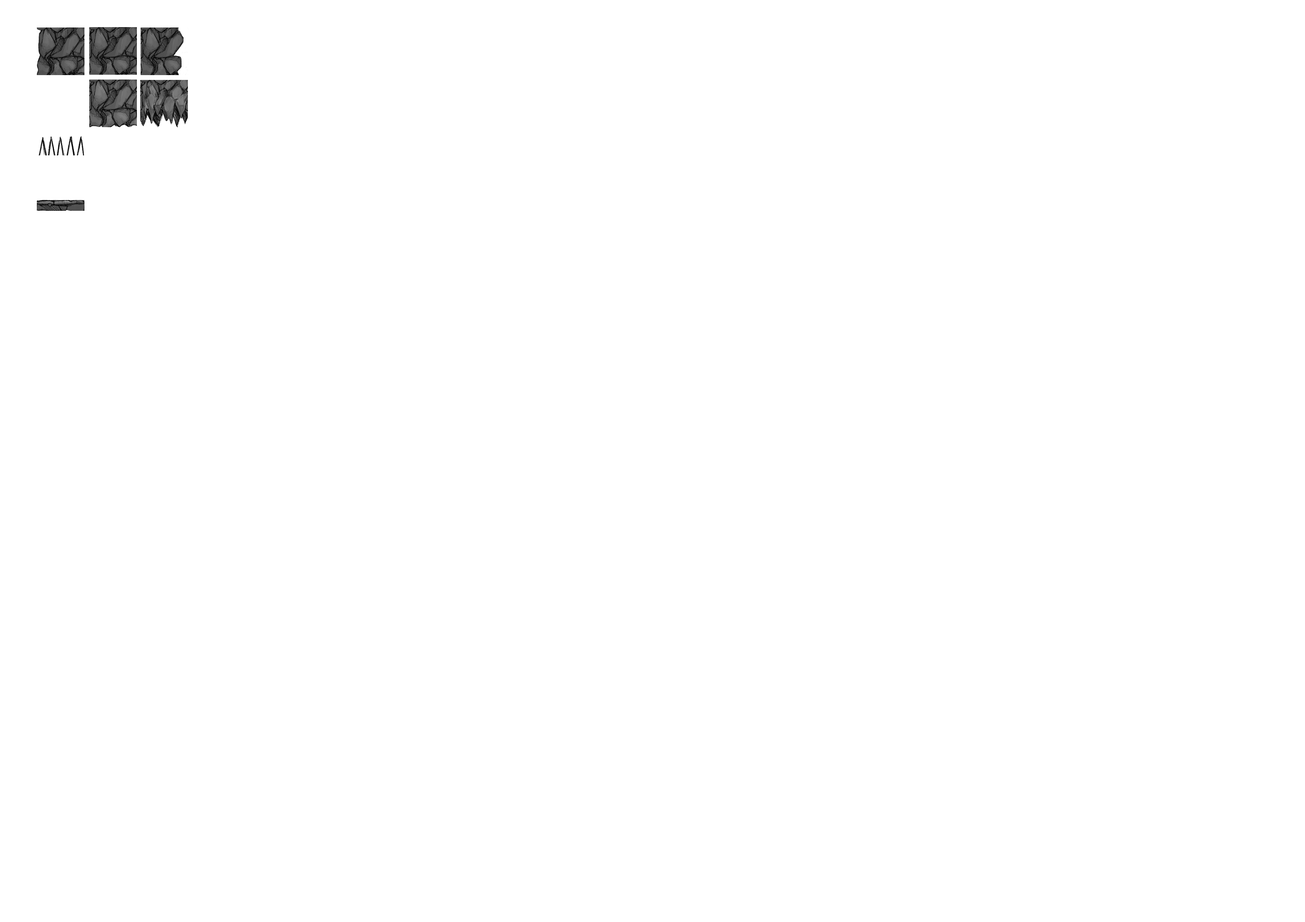
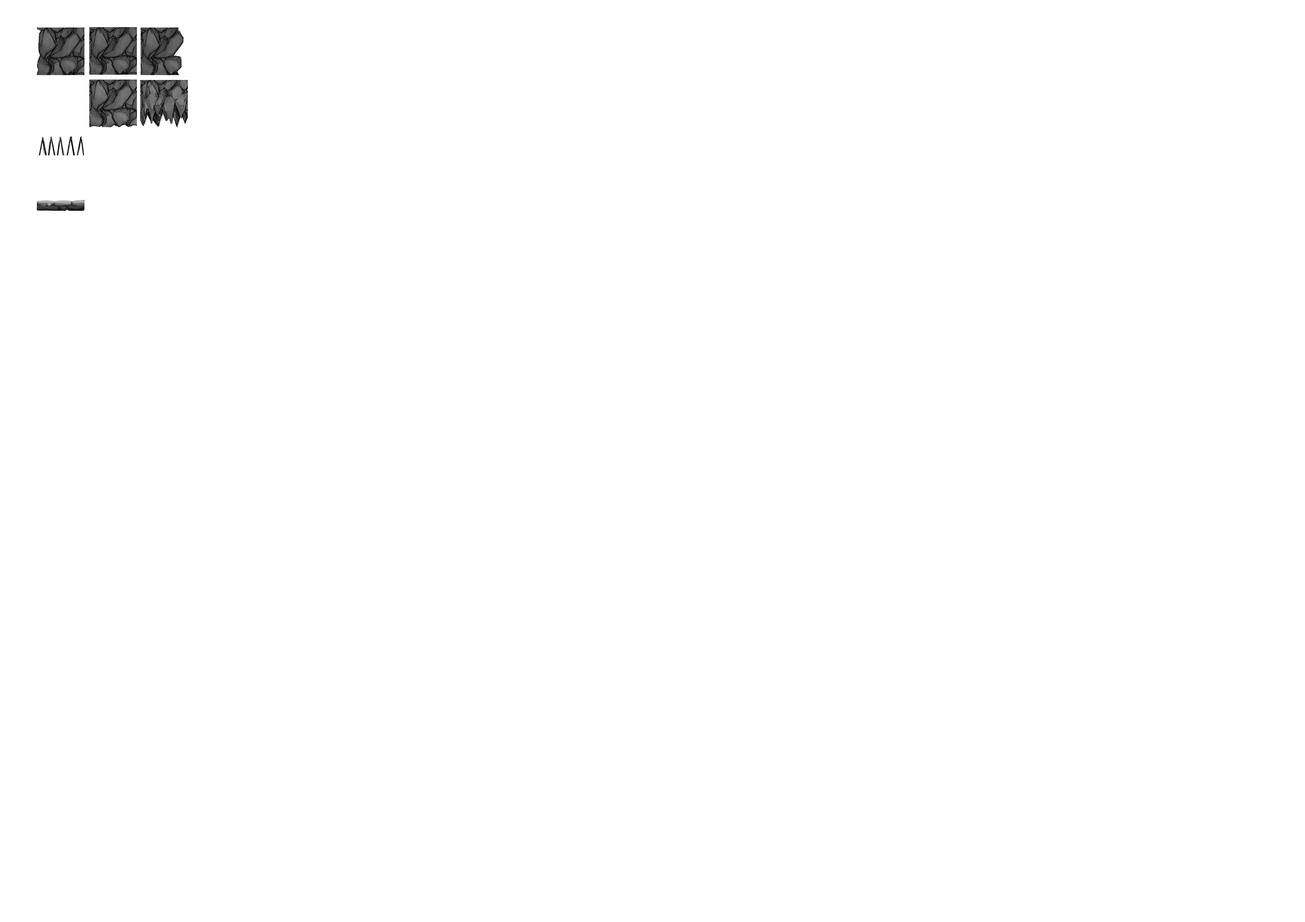
Layers edited between the first and the second 1305×922 image:
painted on "tile baldosa base 1" over [36, 200, 85, 211]
